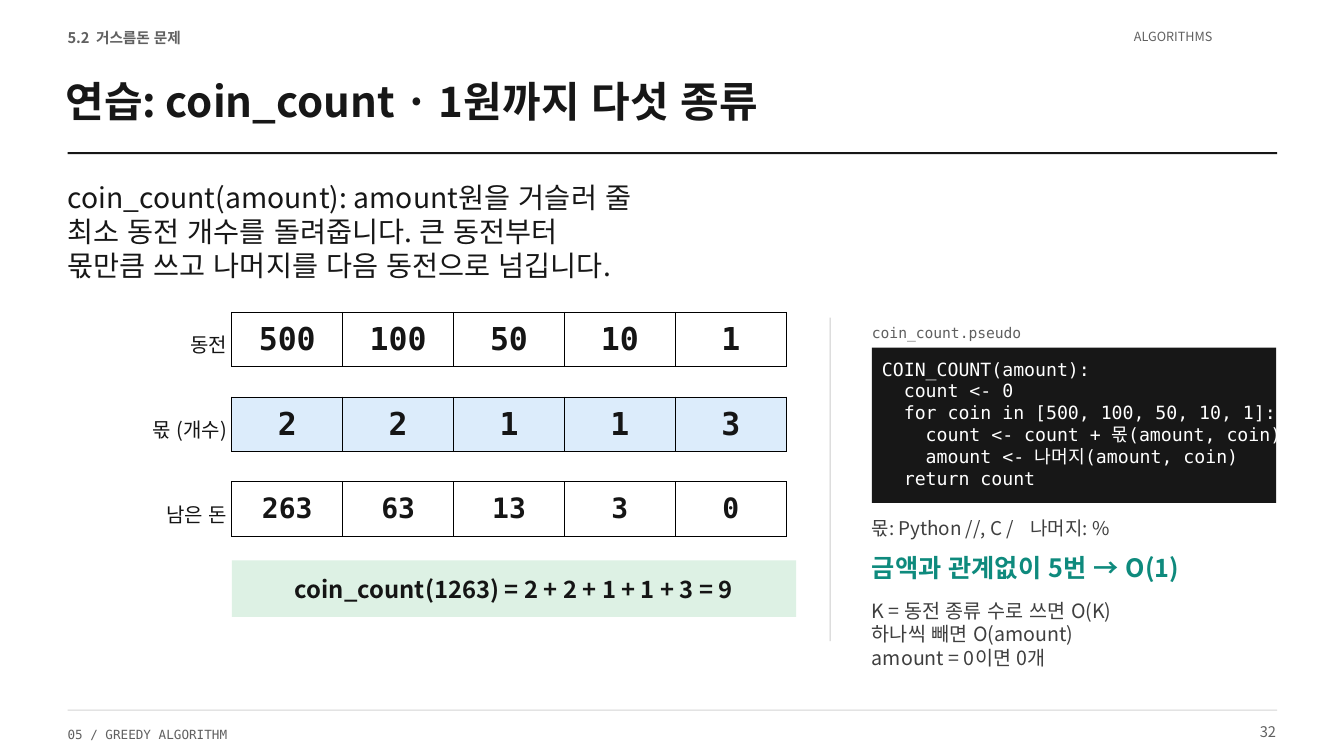
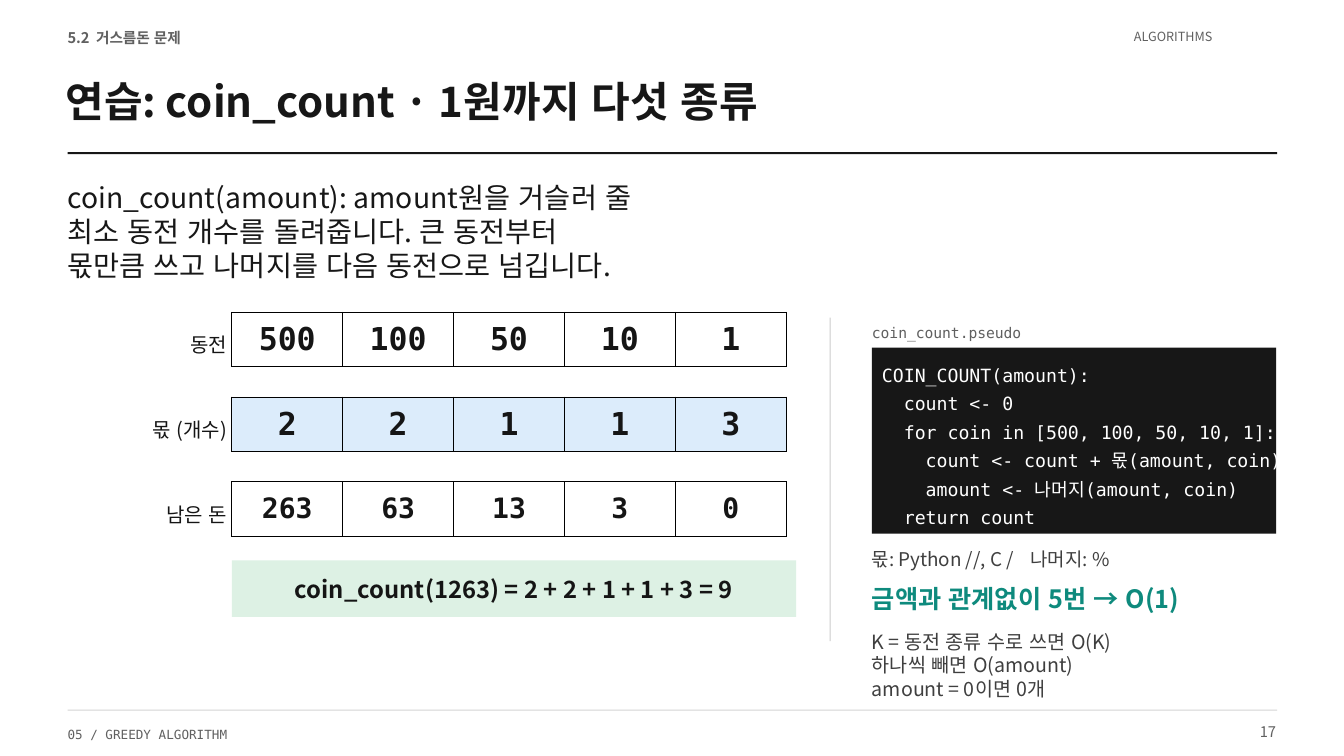
Before and after one commit to Sangdon-Park/Sangdon-Park.github.io, a slide deck: slide 17 of data/알고리즘/5장_그리디_알고리즘.pptx (slide 32 before the commit). Drawn at 1344x756 pixels with LibreOffice and Linux fonts; fonts in the diff are those of the drawing. Boxes give left, top, right and bottom in pixels: in the first picture for what was removed or moved away, otherwise in the second. Text is boxed around its words. In the diff, an @@ line names an element or a change of style, - is before the commit and + after.

```diff
--- a/data/알고리즘/5장_그리디_알고리즘.pptx
+++ b/data/알고리즘/5장_그리디_알고리즘.pptx
@@ rectangle "COIN_COUNT(amount):" resized from (x1=872, y1=348, x2=1276, y2=503) to (x1=872, y1=348, x2=1276, y2=534) @@
@@ rectangle "COIN_COUNT(amount):" at (x1=872, y1=348, x2=1276, y2=534): line spacing 1 to 1.3 @@
@@ 3 texts moved together from (x1=872, y1=519, x2=1179, y2=667) to (x1=872, y1=550, x2=1179, y2=698) @@
@@ text at (x1=1260, y1=726, x2=1276, y2=737): text changed @@
-32
+17
```
Also in this commit, not shown: 67 other slides changed, 6 slides added, 128 slides removed, 5 other files.
